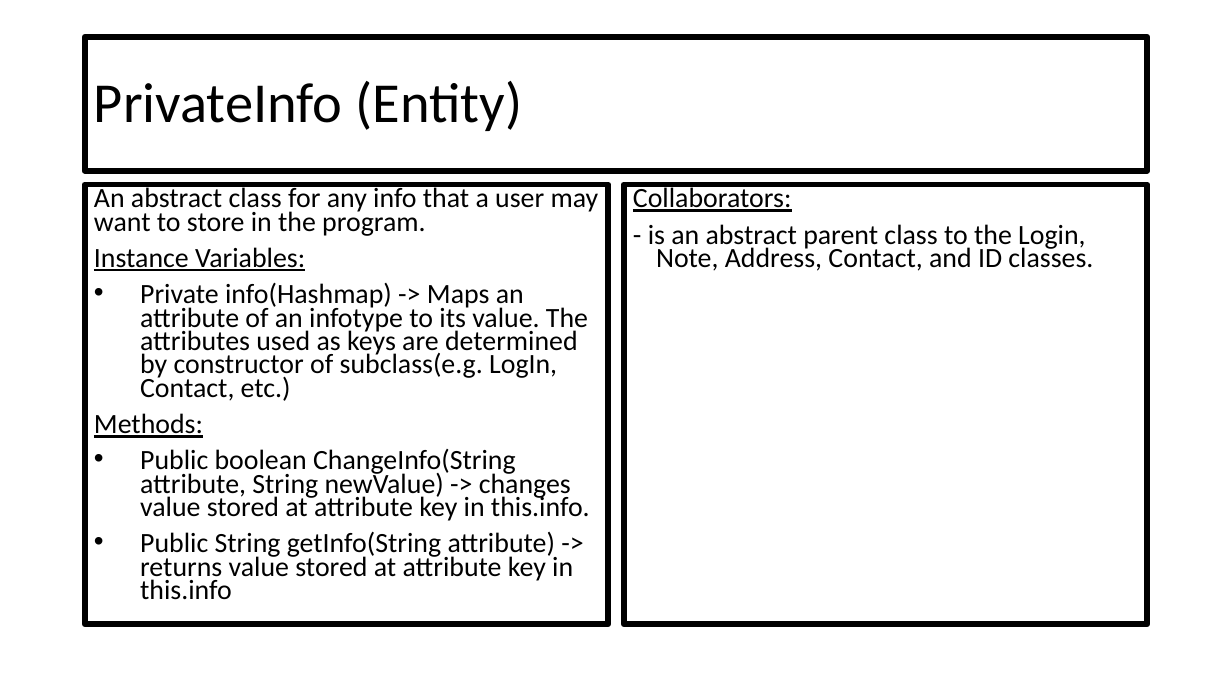
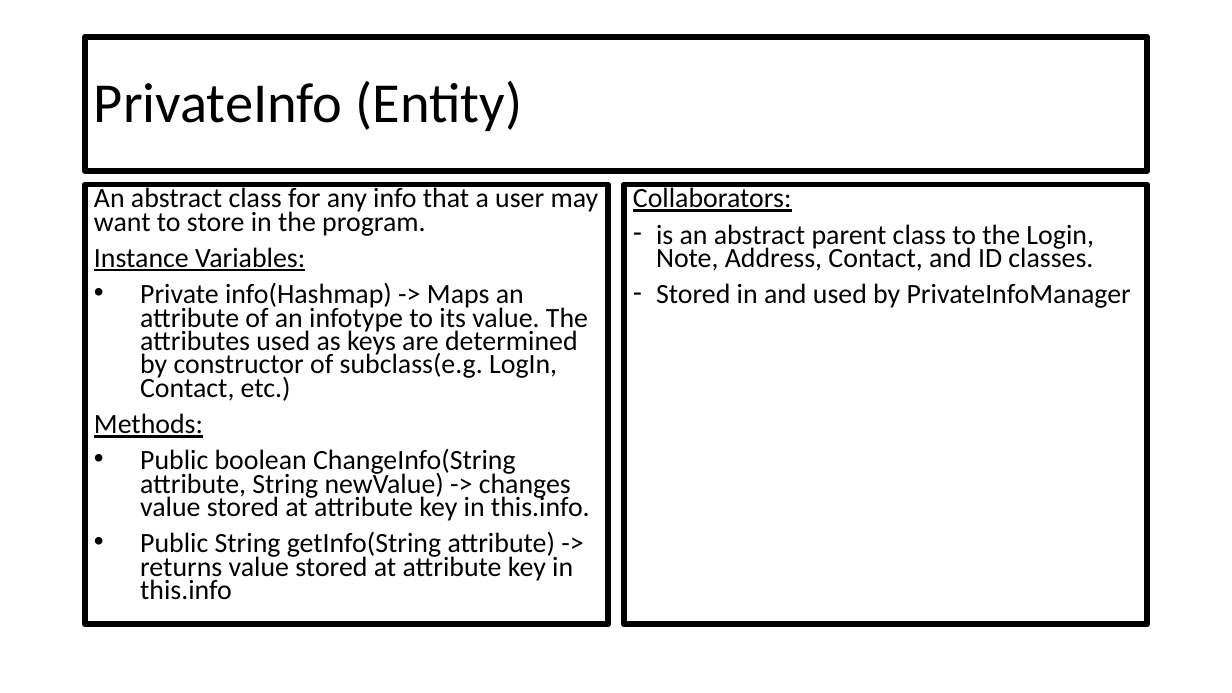
Before and after one commit to CSC207-UofT/course-project-group-020, a slide deck: slide 2 of phase0/CRC Cards.pptx. Drawn at 1232x693 pixels with LibreOffice and Linux fonts; fonts in the diff are those of the drawing. Boxes give left, top, right and bottom in pixels: in the first picture for what was removed or moved away, otherwise in the second. Text is boxed around its words. In the diff, an @@ line names an element or a change of style, - is before the commit and + after.

```diff
--- a/phase0/CRC Cards.pptx
+++ b/phase0/CRC Cards.pptx
@@ text at box(656, 224, 1131, 308): text changed @@
-- is an abstract parent class to the Login, Note, Address, Contact, and ID classes.
+– is an abstract parent class to the Login, Note, Address, Contact, and ID classes.
+– Stored in and used by PrivateInfoManager
```
Also in this commit, not shown: 7 other slides changed.
